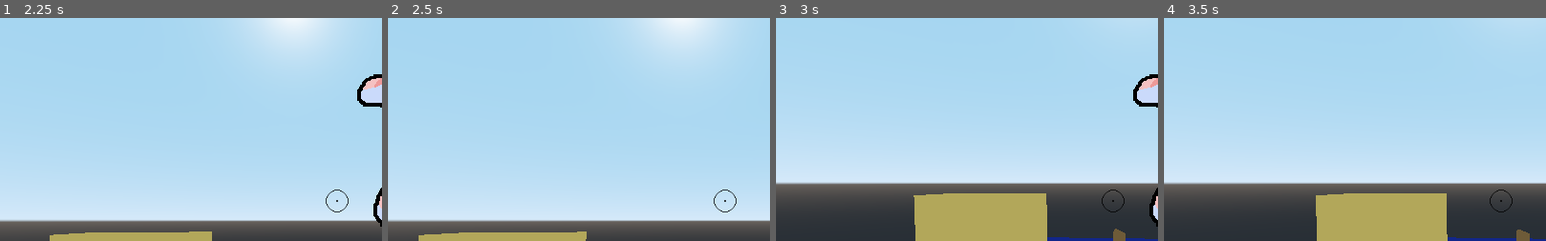
Above: before the commit, frames 1-4 (left to right).
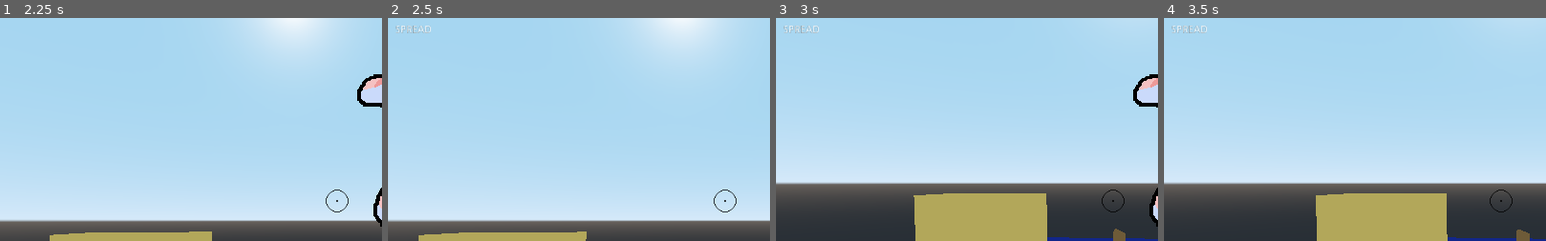
Above: after the commit, the same moments.

Repository: JasonAbrams96/It-Spread-Game
Game: Godot game, scene res://Scences/Test/TestWorld3D.tscn
Same seed, same stepped clock (60 frames per second), same inputs: the game is played once before the commit and once after it. This scene is started directly instead of the project's main scene.
Inputs (mouse positions are % of the whole screen's width and height, from its top left):
- Up to frame 1 (2.25 s): tap Enter at 0.5 s; move the mouse to (55, 50) at 0.52 s; hold E (pickup_or_use) 0.53-1.28 s; hold Up (ui_up) from 0.53 s (still down); tap Z at 0.8, 1.35 s; move the mouse to (45, 50) at 1.27 s; tap E (pickup_or_use) at 1.55 s; move the mouse to (52, 48) at 2.02 s; hold E (pickup_or_use) from 2.03 s (still down)
- Up to frame 2 (2.5 s): keep holding Up (ui_up); keep holding E (pickup_or_use); tap Z at 2.3 s
- Up to frame 3 (3 s): keep holding Up (ui_up); move the mouse to (49, 52) at 2.77 s; release E (pickup_or_use) at 2.78 s; tap Z at 2.85 s
- Up to frame 4 (3.5 s): keep holding Up (ui_up); tap E (pickup_or_use) at 3.05 s
The pictures show only the part of the screen within x 6-56%, y 9-59%; the shares and areas given below are measured in that part.

Frame 1 is identical in both runs. In frame 2, 0.1% of the frame differs, in the area x 2-12%, y 3-7%; in frame 3, 0.1%; in frame 4, 0.1%.

Commit message:
Added a Label to the player scene that updates with the items in inventory, to check in game if the items were added or not. Tied to keyboard key Z

Diff:
--- a/Scences/3D/Player.gd
+++ b/Scences/3D/Player.gd
@@ -26,6 +26,7 @@
 	get_tree().reload_current_scene()
 
 func _input(event):
+
 	if event is InputEventMouseMotion:
 		rotate_y(deg2rad(-event.relative.x * MOUSE_SENSITIVITY))
 		camera.rotate_x(deg2rad(-event.relative.y * MOUSE_SENSITIVITY))
@@ -34,6 +35,7 @@
 		camera.rotation.x = clamp(camera.rotation.x, deg2rad(-90), deg2rad(90))
 
 	if event is InputEventKey:
+
 		if Input.is_action_pressed("pickup_or_use"):
 			if raycast.is_colliding():
 				var o = raycast.get_collider()
@@ -44,9 +46,16 @@
 
 			$AnimationPlayer.play("Grab")
 
-			# Check ray cast to see if there is an item in front of player and pick up item
-			#	TODO, change distance of raycast  to make the item seem in front of player
-			#			use pickup animation
+		#This checks what the items are in inventory
+		if Input.is_key_pressed(KEY_Z):
+
+			var builder = ""
+
+			for i in inventory:
+				builder =  builder + i + "\n"
+
+			$CanvasLayer/Control/Label.text = builder
+
 
 func move():
 	if Input.is_action_pressed("ui_up"):
--- a/Scences/3D/Player.tscn
+++ b/Scences/3D/Player.tscn
@@ -65,6 +65,17 @@
 texture = ExtResource( 3 )
 hframes = 4
 
+[node name="Label" type="Label" parent="CanvasLayer/Control"]
+margin_left = -441.619
+margin_top = -536.746
+margin_right = -285.619
+margin_bottom = -386.746
+autowrap = true
+uppercase = true
+__meta__ = {
+"_edit_use_anchors_": false
+}
+
 [node name="TextureRect" type="TextureRect" parent="CanvasLayer"]
 anchor_left = 0.5
 anchor_top = 0.5
